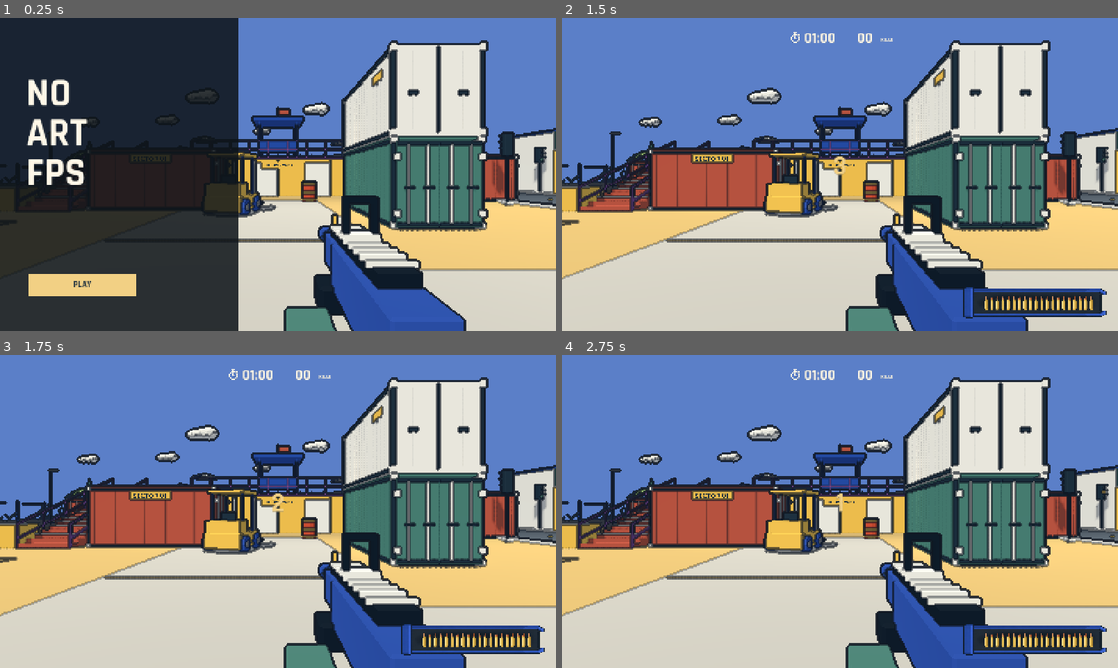
Above: before the commit, frames 1-4 (two rows, left to right).
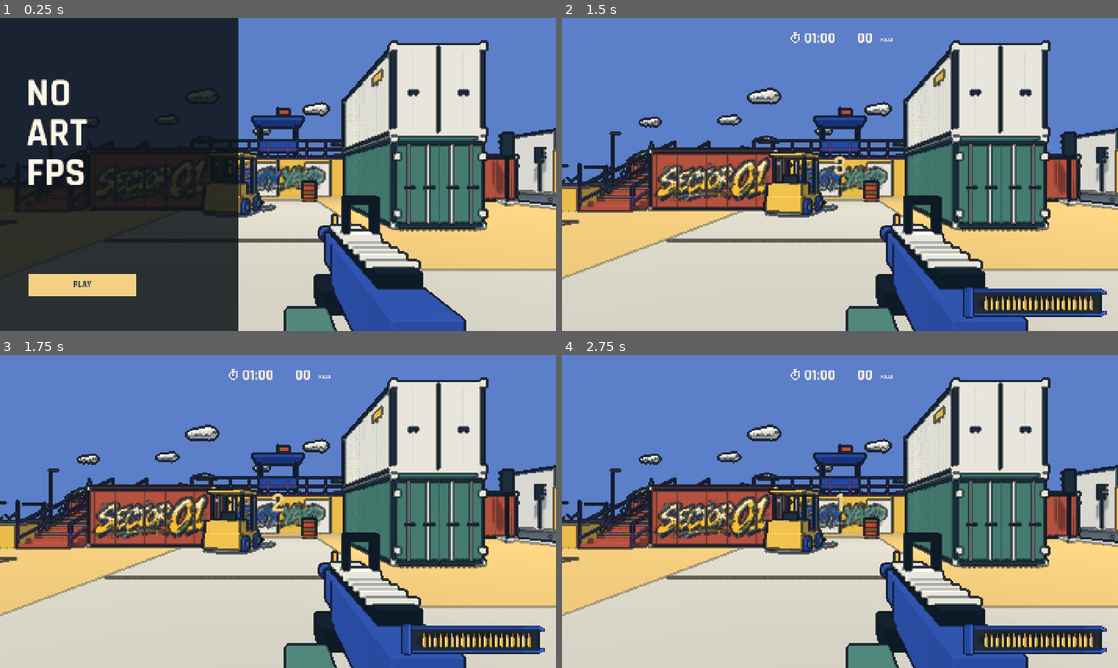
Above: after the commit, the same moments.

Repository: YicongCao/No-Art-FPS
Game: Godot game, scene res://scenes/main.tscn
Two runs of this game, one before a commit and one after it. Both use one fixed random seed, a clock stepped at 60 frames per second and the inputs below. Sound files missing from this copy of the repository are replaced by a short silence.
Inputs (mouse positions are in pixels of both pictures, inside the frame that each line leads up to):
- Up to frame 1 (0.25 s): no input
- Up to frame 2 (1.5 s): click "PLAY" at 0.5 s; tap Enter (restart) at 1.25 s; move the mouse to (867, 174) at 1.27 s; press the mouse at (867, 174) at 1.28 s; hold W (forward) from 1.28 s (still down)
- Up to frame 3 (1.75 s): keep holding W (forward); tap Space (jump) at 1.52 s
- Up to frame 4 (2.75 s): keep holding W (forward); tap Enter (restart) at 2 s; move the mouse to (812, 511) at 2.02 s; release the mouse at (812, 511) at 2.03 s; tap M at 2.1 s; tap Space (jump) at 2.27 s

The runs differ from the first frame. In frame 1, 1.0% of the frame differs, in the area x 42-97%, y 45-56%; in frame 2, 3.4%; in frame 3, 3.4%; in frame 4, 3.4%, in the area x 13-97%, y 43-61%.

Commit message:
Replace building signs with stable painted graffiti murals

Diff:
--- a/artifacts/benchmark.json
+++ b/artifacts/benchmark.json
@@ -1,15 +1,15 @@
 {
   "canvas_resolution": "(1440.0, 810.0)",
-  "device": "Apple M5",
-  "draw_calls": 613.0,
+  "device": "Apple M4 Pro",
+  "draw_calls": 2109.0,
   "enemy_count": 12,
   "fps_cap": 0,
-  "frames": 2297,
-  "max_frame_ms": 7.65781818181819,
+  "frames": 1349,
+  "max_frame_ms": 13.667,
   "note": "Short automated stress sample; includes engine/process scheduling, not GPU timer queries. Not a ten-minute soak or cross-platform result.",
-  "p50_frame_ms": 4.54545454545454,
-  "p95_frame_ms": 5.55555555555555,
-  "p99_frame_ms": 5.55555555555555,
+  "p50_frame_ms": 7.40740740740741,
+  "p95_frame_ms": 9.194,
+  "p99_frame_ms": 11.249,
   "render_resolution": "(1138.0, 640.0)",
   "renderer": "Compatibility / OpenGL on Metal",
   "sample_seconds": 10,
--- /dev/null
+++ b/assets/shaders/wall_paint.gdshader
@@ -0,0 +1,46 @@
+shader_type spatial;
+render_mode cull_back, specular_disabled;
+
+uniform vec4 base_color : source_color = vec4(1.0);
+uniform int paint_count = 0;
+uniform sampler2D artwork_0 : source_color, filter_linear_mipmap_anisotropic, repeat_disable;
+uniform sampler2D artwork_1 : source_color, filter_linear_mipmap_anisotropic, repeat_disable;
+uniform vec3 paint_center_0;
+uniform vec3 paint_center_1;
+uniform vec3 paint_normal_0 = vec3(0.0, 0.0, 1.0);
+uniform vec3 paint_normal_1 = vec3(0.0, 0.0, 1.0);
+uniform vec2 paint_size_0 = vec2(1.0);
+uniform vec2 paint_size_1 = vec2(1.0);
+varying vec3 world_position;
+varying vec3 world_normal;
+
+void vertex() {
+	world_position = (MODEL_MATRIX * vec4(VERTEX, 1.0)).xyz;
+	world_normal = normalize(MODEL_NORMAL_MATRIX * NORMAL);
+}
+
+vec3 apply_paint(vec3 wall, sampler2D artwork, vec3 center, vec3 normal, vec2 size) {
+	vec3 offset = world_position - center;
+	vec3 right = cross(vec3(0.0, 1.0, 0.0), normal);
+	vec2 paint_uv = vec2(dot(offset, right), -offset.y) / size + .5;
+	if (abs(dot(offset, normal)) > .12 || dot(world_normal, normal) < .4
+		|| any(lessThan(paint_uv, vec2(0.0))) || any(greaterThan(paint_uv, vec2(1.0)))) {
+		return wall;
+	}
+	vec4 paint = texture(artwork, paint_uv);
+	return mix(wall, paint.rgb, paint.a);
+}
+
+void fragment() {
+	// Paint and wall share one opaque surface and one depth value. No overlay,
+	// vertex offset or transparent pass can compete with the wall or its ribs.
+	vec3 color = base_color.rgb;
+	if (paint_count > 0) {
+		color = apply_paint(color, artwork_0, paint_center_0, paint_normal_0, paint_size_0);
+	}
+	if (paint_count > 1) {
+		color = apply_paint(color, artwork_1, paint_center_1, paint_normal_1, paint_size_1);
+	}
+	ALBEDO = color;
+	ROUGHNESS = .9;
+}
--- a/scripts/arena.gd
+++ b/scripts/arena.gd
@@ -32,6 +32,12 @@
 		mat.roughness = 0.9
 		mat.specular_mode = BaseMaterial3D.SPECULAR_DISABLED
 		materials[key] = mat
+		if key in ["red","cream","yellow","ink"]:
+			var painted = ShaderMaterial.new()
+			painted.shader = preload("res://assets/shaders/wall_paint.gdshader")
+			painted.set_shader_parameter("base_color",Color(PALETTE[key]))
+			painted.set_shader_parameter("paint_count",0)
+			materials[key] = painted
 		boxes[key] = []
 	build()
 	batch_boxes()
@@ -126,17 +132,18 @@
 			solid(point+Vector3(0,.57,0),Vector3(.09,1.14,.09),"purple",true)
 		for y in [.42,1.10]:beam(bottom+Vector3.UP*y,top+Vector3.UP*y,.095,"purple",true)
 
-func sign_text(value: String, pos: Vector3, size: int = 70, yaw: float = 0) -> void:
-	var label = Label3D.new()
-	label.text = value
-	label.font_size = size
-	label.pixel_size = .007
-	label.modulate = Color("243440")
-	label.outline_size = 0
-	label.no_depth_test = false
-	label.position = pos
-	label.rotation.y = yaw
-	add_child(label)
+func wall_paint(artwork: Texture2D, center: Vector3, size: Vector2, colors: Array, normal: Vector3 = Vector3.BACK) -> void:
+	# Configure the existing opaque material, so paint and wall never compete for depth.
+	for color in colors:
+		var surface: ShaderMaterial = materials[color]
+		var index = int(surface.get_shader_parameter("paint_count"))
+		assert(index<2,"Wall material supports two murals")
+		var suffix = "_"+str(index)
+		surface.set_shader_parameter("artwork"+suffix,artwork)
+		surface.set_shader_parameter("paint_center"+suffix,center)
+		surface.set_shader_parameter("paint_size"+suffix,size)
+		surface.set_shader_parameter("paint_normal"+suffix,normal)
+		surface.set_shader_parameter("paint_count",index+1)
 
 func build() -> void:
 	solid(Vector3(6,-.25,0),Vector3(64,.5,48),"sand")
@@ -200,10 +207,8 @@
 	for p in [Vector3(-15,0,3),Vector3(23,0,-19),Vector3(-20,0,-12),Vector3(13,0,-12),Vector3(13,0,8),Vector3(23,0,22),Vector3(-10,0,21),Vector3(-23,0,15)]:
 		solid(p+Vector3(0,2.7,0),Vector3(.1,5.4,.1),"ink",false)
 		solid(p+Vector3(.3,5.35,0),Vector3(.7,.12,.15),"cream",false)
-	solid(Vector3(-6,2.45,-1.56),Vector3(1.9,.4,.03),"yellow",false)
-	sign_text("SECTOR 01",Vector3(-6,2.45,-1.52),45)
-	solid(Vector3(0,2.4,-8.87),Vector3(2.5,.5,.04),"yellow",false)
-	sign_text("THE SIXTY YARD",Vector3(0,2.4,-8.82),40)
+	wall_paint(preload("res://assets/graffiti/sector-01.png"),Vector3(-6,1.48,-1.58),Vector2(5.55,2.18),["red"])
+	wall_paint(preload("res://assets/graffiti/sixty-yard.png"),Vector3(0,1.48,-8.94),Vector2(7.1,2.35),["cream","yellow","ink"])
 
 func batch_boxes() -> void:
 	for color in boxes:
@@ -403,8 +408,7 @@
 		light.omni_range = 7
 		light.shadow_enabled = false
 		add_child(light)
-	solid(Vector3(30,4.55,9.18),Vector3(3.6,.55,.06),"yellow",false)
-	sign_text("WAREHOUSE",Vector3(30,4.55,9.23),55)
+	wall_paint(preload("res://assets/graffiti/warehouse.png"),Vector3(23.85,2.75,-2.5),Vector2(6.7,4.05),["cream"],Vector3.LEFT)
 
 func _process(_delta: float) -> void:
 	# Static scenery remains quiet; only the traffic lenses change every few seconds.
--- a/scripts/game.gd
+++ b/scripts/game.gd
@@ -125,6 +125,7 @@
 		if "--magazine" in OS.get_cmdline_user_args():test_path = "res://tests/magazine_check.gd"
 		if "--containers" in OS.get_cmdline_user_args():test_path = "res://tests/container_check.gd"
 		if "--terrace" in OS.get_cmdline_user_args():test_path = "res://tests/terrace_check.gd"
+		if "--graffiti" in OS.get_cmdline_user_args():test_path = "res://tests/graffiti_check.gd"
 		var qa = load(test_path).new()
 		qa.game = self
 		add_child(qa)
--- a/tests/expanded_map_check.gd
+++ b/tests/expanded_map_check.gd
@@ -55,6 +55,9 @@
 	await shot("street",Vector3(18,1.8,21),Vector3(24,2,-6))
 	await shot("warehouse",Vector3(30,1.8,7),Vector3(30,2,-12))
 	await shot("stairs",Vector3(-14,1.8,1),Vector3(-11,2,-5))
+	await shot("graffiti-sector",Vector3(-5,1.8,4.5),Vector3(-6,1.45,-1.6))
+	await shot("graffiti-yard",Vector3(0,1.8,-4.7),Vector3(0,1.45,-8.95))
+	await shot("graffiti-warehouse",Vector3(17.5,2.2,-2.5),Vector3(24,2.7,-2.5))
 	game.clear_round()
 	await get_tree().process_frame
 	await get_tree().process_frame
--- /dev/null
+++ b/tests/graffiti_check.gd
@@ -0,0 +1,67 @@
+extends Node
+
+var game: Node
+
+func _ready() -> void:
+	assert(DisplayServer.get_name()!="headless","Graffiti check requires rendering")
+	Engine.max_fps = 60
+	game.start_run()
+	game.begin_running()
+	game.clear_round()
+	game.set_physics_process(false)
+	game.player.enabled = false
+	game.player.set_process(false)
+	game.player.set_process_unhandled_input(false)
+	game.arena.set_process(false)
+	for room in game.arena.containers:room.set_physics_process(false)
+	assert(game.arena.find_children("*","Label3D",true,false).is_empty())
+	for color in ["red","cream","yellow","ink"]:
+		var material = game.arena.materials[color]
+		assert(material.next_pass==null,"Paint must share the opaque wall pass")
+		for i in range(int(material.get_shader_parameter("paint_count"))):
+			var texture = material.get_shader_parameter("artwork_"+str(i))
+			assert(texture.get_image().has_mipmaps(),"Graffiti requires mipmaps")
+	var murals = [
+		["sector",Vector3(-6,1.45,-1.58),Vector3.BACK],
+		["yard",Vector3(0,1.45,-8.94),Vector3.BACK],
+		["warehouse",Vector3(23.85,2.75,-2.5),Vector3.LEFT]]
+	var maximum_change = 0.0
+	for mural in murals:
+		var center: Vector3 = mural[1]
+		var normal: Vector3 = mural[2]
+		var right = Vector3.UP.cross(normal)
+		var reference: Array[Image] = []
+		# Replay the same near/far/oblique views in reverse order to detect
+		# history-dependent depth/sorting flicker in the central mural area.
+		for pass_index in range(2):
+			for step in range(12):
+				var pose = step if pass_index==0 else 11-step
+				var angle = lerpf(-.65,.65,float(pose)/11)
+				var distance = 4.5+float(pose%3)*1.5
+				var eye = center+normal*cos(angle)*distance+right*sin(angle)*distance+Vector3.UP*.25
+				game.player.position = eye-Vector3(0,1.65,0)
+				var direction = eye.direction_to(center)
+				game.player.rotation.y = atan2(-direction.x,-direction.z)
+				game.player.camera.rotation.x = asin(direction.y)
+				await get_tree().create_timer(.05).timeout
+				await RenderingServer.frame_post_draw
+				var image = get_viewport().get_texture().get_image()
+				var crop = image.get_region(Rect2i(image.get_width()/2-110,image.get_height()/2-75,220,150))
+				if pass_index==0:
+					reference.append(crop)
+				else:
+					var delta = reference[pose].compute_image_metrics(crop,false)["mean"]
+					maximum_change = maxf(maximum_change,delta)
+					if delta>=.5:
+						reference[pose].save_png("res://artifacts/local/graffiti-expected.png")
+						crop.save_png("res://artifacts/local/graffiti-actual.png")
+						print("GRAFFITI_VIEW_DIFF ",mural[0]," pose=",pose," eye=",eye)
+					assert(delta<.5,"Repeated mural view changed: "+str(delta))
+				if pass_index==0 and pose==1:
+					image.save_png("res://artifacts/graffiti-oblique-"+mural[0]+".png")
+		print("GRAFFITI_SWEEP_PASS ",mural[0])
+	print("GRAFFITI_CHECK_PASS repeated_view_max_mean_change=",maximum_change)
+	game.state = "RESULTS"
+	game.clear_round()
+	await get_tree().create_timer(.3).timeout
+	get_tree().quit()
Binary file changed: artifacts/expanded-yard.png
Binary file added: artifacts/graffiti-oblique-sector.png
Binary file added: artifacts/graffiti-oblique-warehouse.png
Binary file added: artifacts/graffiti-oblique-yard.png
Binary file added: artifacts/graffiti-sector.png
Binary file added: artifacts/graffiti-warehouse.png
Binary file added: artifacts/graffiti-yard.png
Binary file changed: artifacts/showcase-ground.png
Binary file changed: artifacts/showcase-platform.png
Binary file changed: artifacts/stairs.png
Binary file changed: artifacts/street.png
Binary file changed: artifacts/warehouse.png
(and 9 more such lines)
